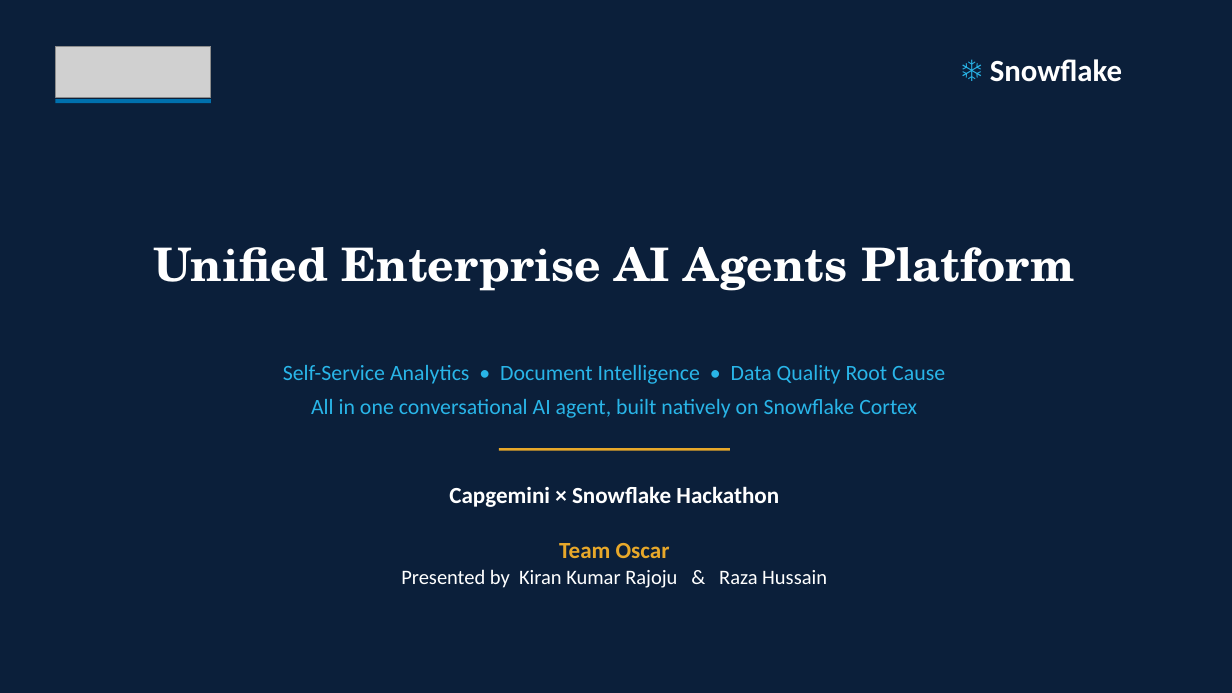
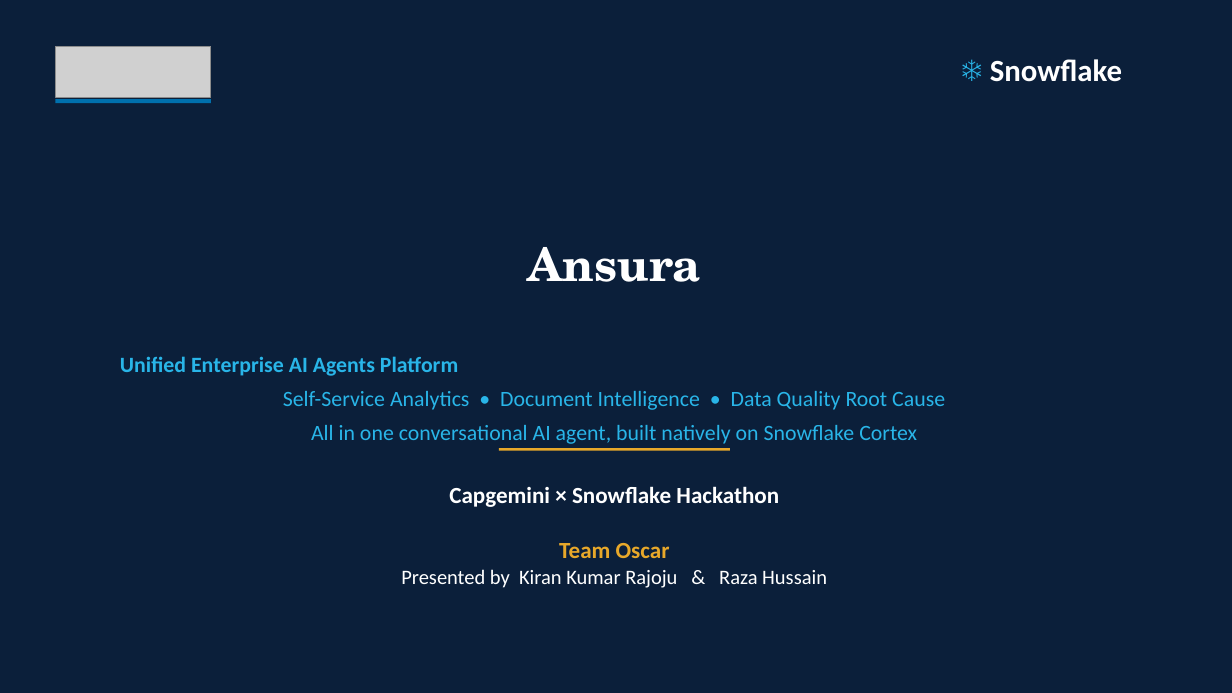
Before and after one commit to kirangithub9/Unified_Enterprise_AI_Agents_Platform, a slide deck: slide 1 of docs/Unified_Enterprise_AI_Agents_Platform.pptx. Drawn at 1232x693 pixels with LibreOffice and Linux fonts; fonts in the diff are those of the drawing; grey boxes stand for pictures. Boxes give left, top, right and bottom in pixels: in the first picture for what was removed or moved away, otherwise in the second. Text is boxed around its words. In the diff, an @@ line names an element or a change of style, - is before the commit and + after.

```diff
--- a/docs/Unified_Enterprise_AI_Agents_Platform.pptx
+++ b/docs/Unified_Enterprise_AI_Agents_Platform.pptx
@@ text at (528,247,702,282): text changed @@
-Unified Enterprise AI Agents Platform
+Ansura
@@ text at (120,356,458,376): paragraph added @@
+Unified Enterprise AI Agents Platform
```
Also in this commit, not shown: 11 other slides changed, 1 other file.
